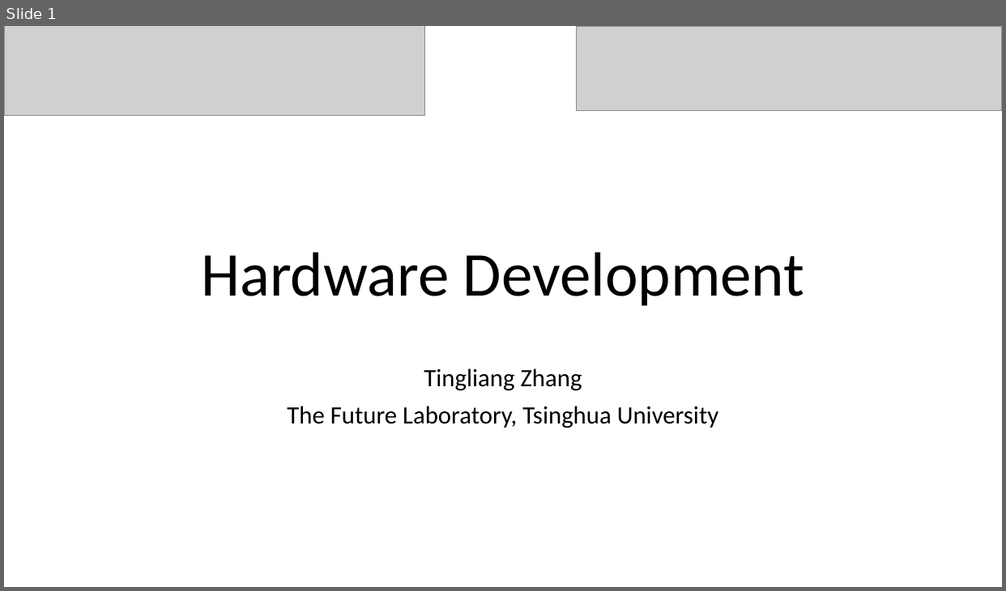
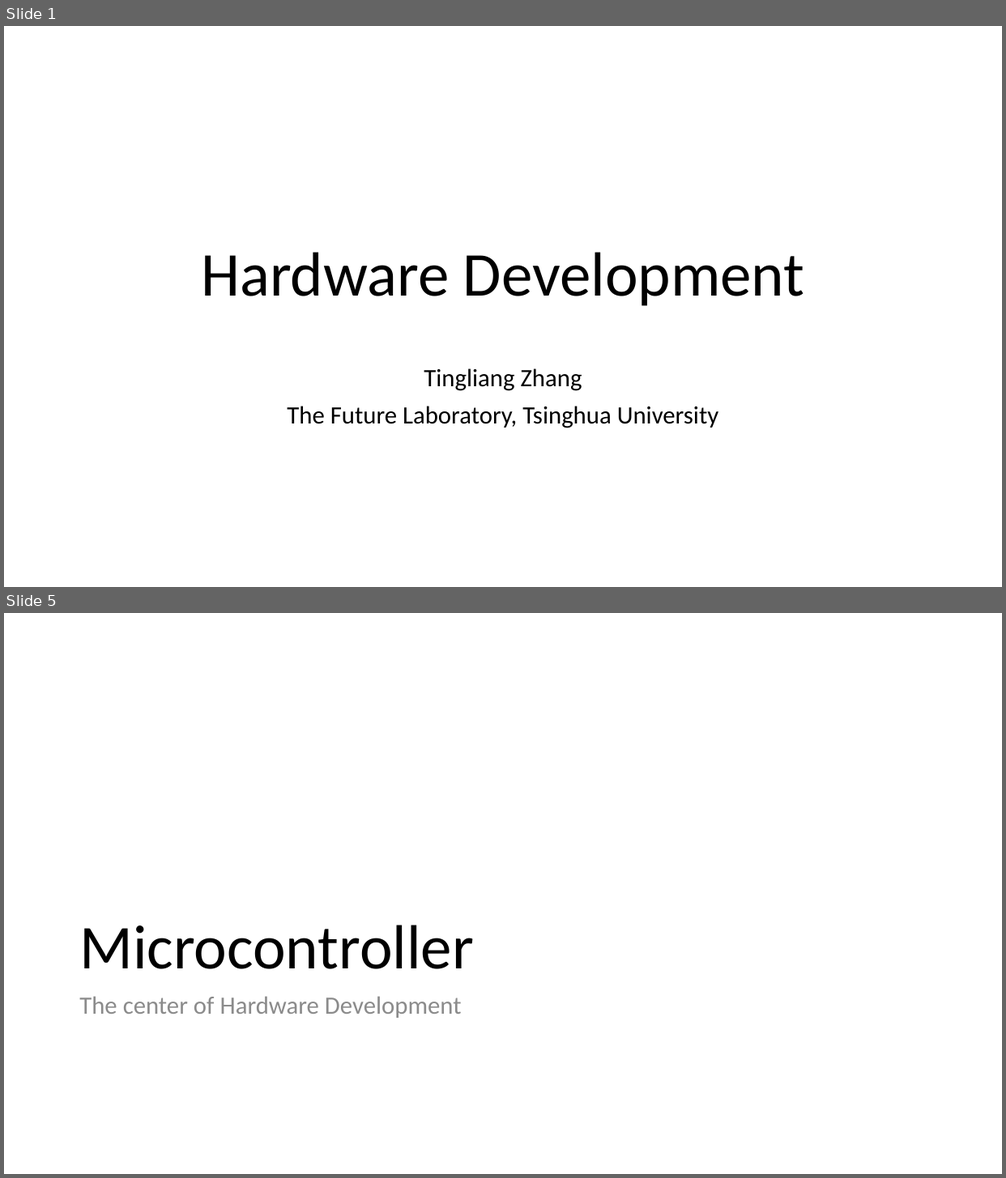
Before and after one commit to TingliangZhang/HardwareLecture, a slide deck: Hardware Development.pptx. Shown one above the other, each under a label of ours: slide 1 before the commit, slides 1 and 5 after it; the slides between them are not shown. The pictures are 1006x591 and 1006x1178 pixels, drawn with LibreOffice and Linux fonts; fonts in the diff are those of the drawing; grey boxes stand for pictures; background and template pictures are left out. Boxes give left, top, right and bottom in pixels: in the first picture for what was removed or moved away, otherwise in the second. Text is boxed around its words. In the diff, an @@ line names an element or a change of style, - is before the commit and + after.

```diff
--- a/Hardware Development.pptx
+++ b/Hardware Development.pptx
@@ slide 5 added at [4,613,1002,1174], background #FFFFFF @@
@@ title added at [79,925,474,969], 60 pt, text #000000 @@
+Microcontroller
@@ text added at [79,996,462,1018], 24 pt, text #8C8C8C @@
+The center of Hardware Development
@@ slide 1 changed as well @@
@@ picture removed at [4,26,424,116] @@
@@ picture removed at [577,26,1002,110] @@
```
Also in this commit, not shown: 15 other slides added, 1 slide removed, 13 other files.
